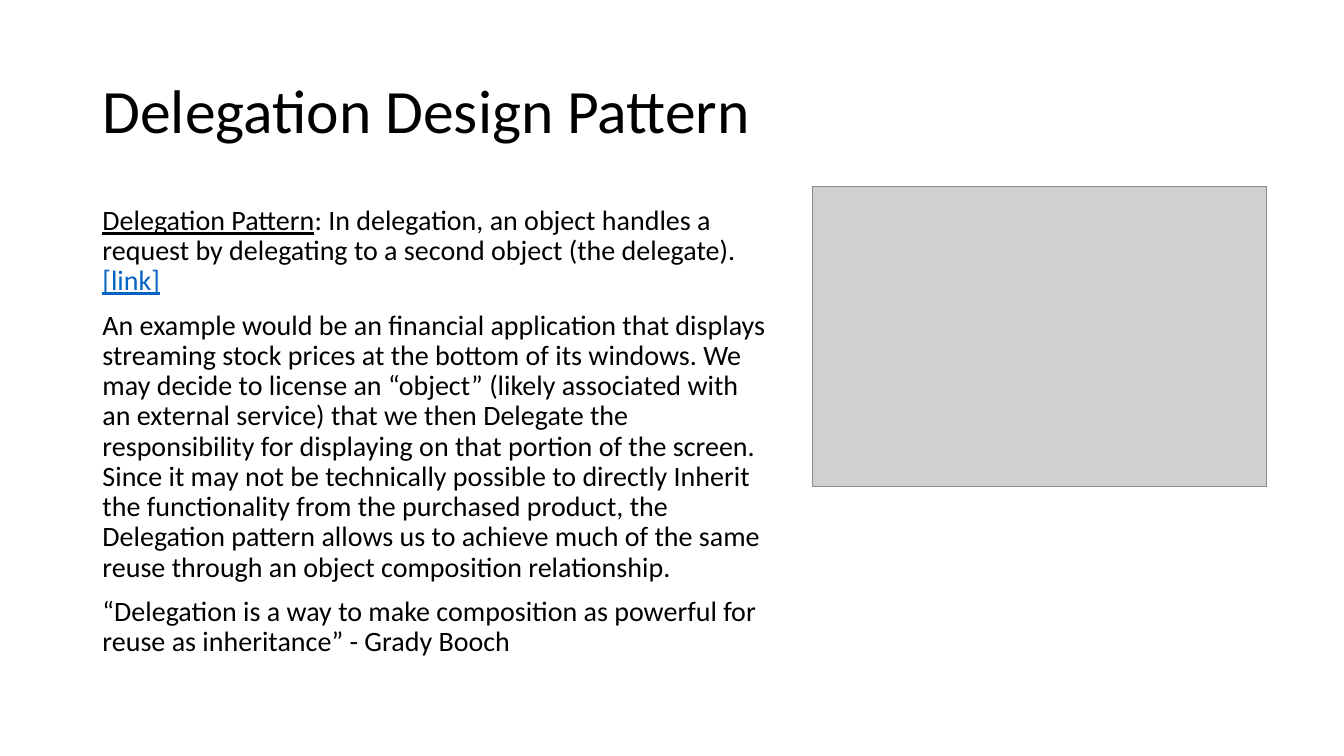
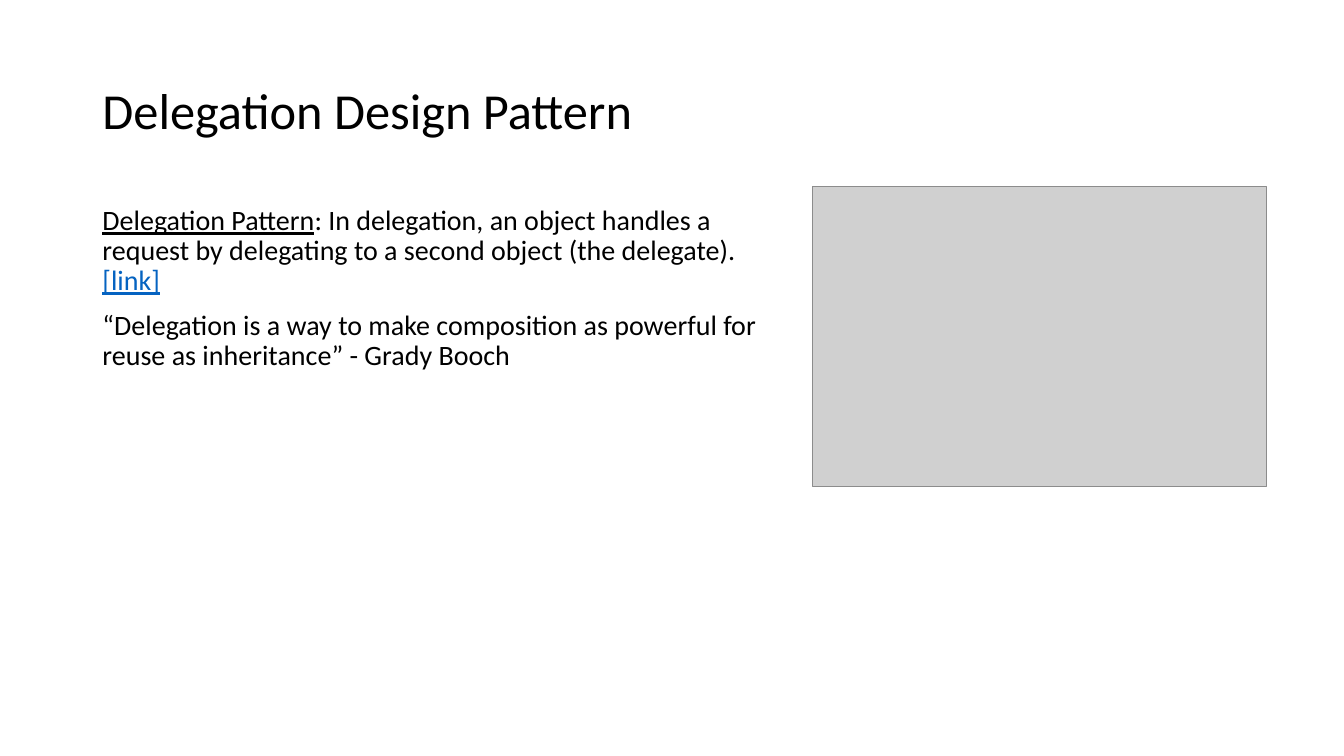
Before and after one commit to EricJPogue/www-epogue-info, a slide deck: slide 35 of CPSC-24500/Week01/2016SpringW01Slides.pptx (slide 32 before the commit). Drawn at 1344x756 pixels with LibreOffice and Linux fonts; fonts in the diff are those of the drawing; grey boxes stand for pictures. Boxes give left, top, right and bottom in pixels: in the first picture for what was removed or moved away, otherwise in the second. Text is boxed around its words. In the diff, an @@ line names an element or a change of style, - is before the commit and + after.

```diff
--- a/CPSC-24500/Week01/2016SpringW01Slides.pptx
+++ b/CPSC-24500/Week01/2016SpringW01Slides.pptx
@@ title "Delegation Design Pattern" at (x1=102, y1=94, x2=632, y2=138): size 44 to 36 pt @@
@@ text at (x1=102, y1=315, x2=765, y2=582): paragraph removed @@
-An example would be an financial application that displays streaming stock prices at the bottom of its windows. We may decide to license an “object” (likely associated with an external service) that we then Delegate the responsibility for displaying on that portion of the screen. Since it may not be technically possible to directly Inherit the functionality from the purchased product, the Delegation pattern allows us to achieve much of the same reuse through an object composition relationship.
```
Also in this commit, not shown: 14 other slides changed, 3 slides added, 1 slide removed, 1 other file.
